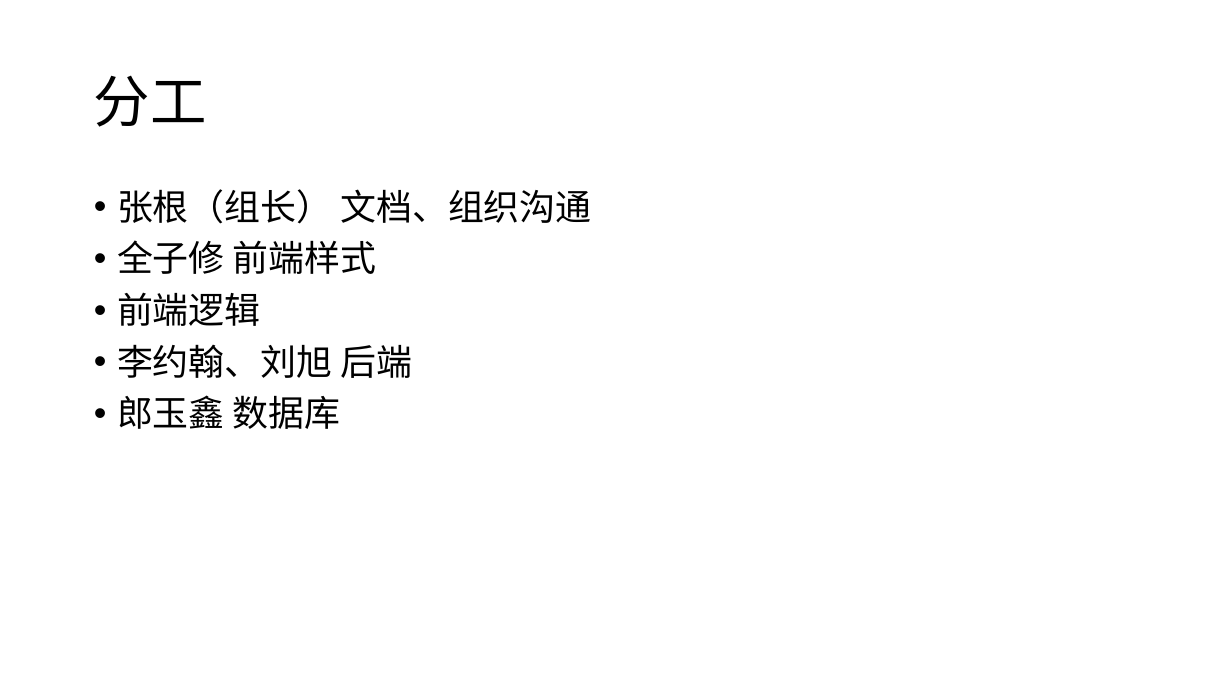
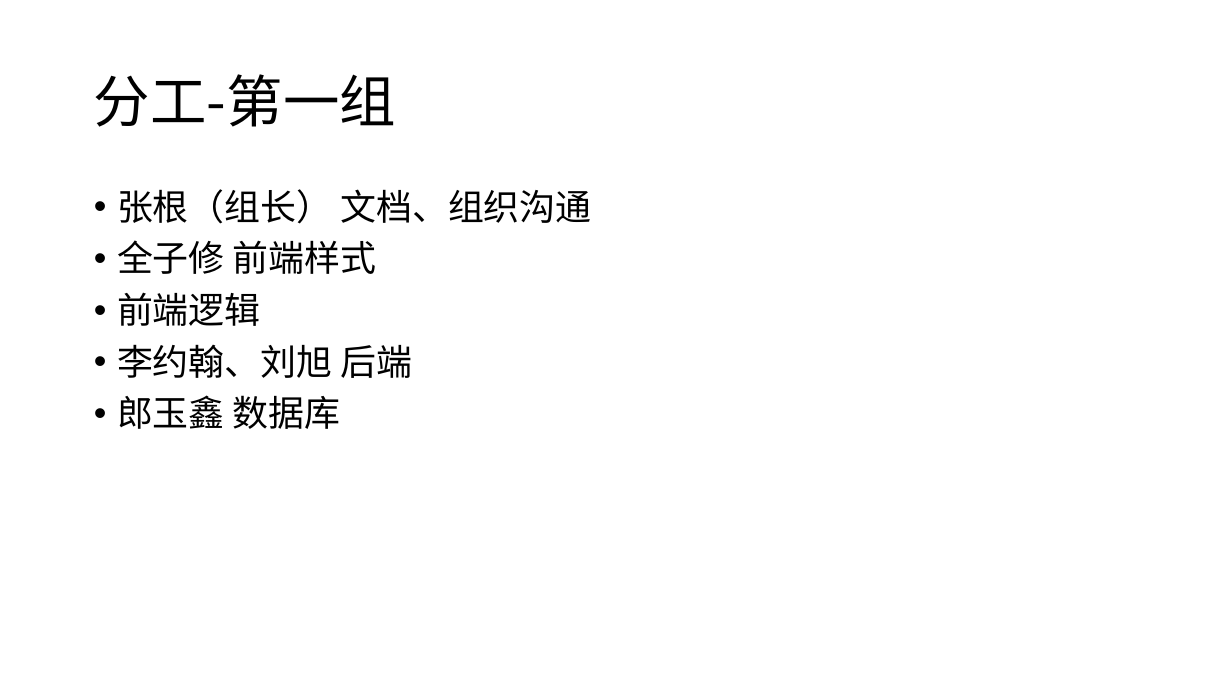
Before and after one commit to daxuliu/softwarelearn, a slide deck: slide 2 of 文档/项目展示-1.pptx. Drawn at 1232x693 pixels with LibreOffice and Linux fonts; fonts in the diff are those of the drawing. Boxes give left, top, right and bottom in pixels: in the first picture for what was removed or moved away, otherwise in the second. Text is boxed around its words. In the diff, an @@ line names an element or a change of style, - is before the commit and + after.

```diff
--- a/文档/项目展示-1.pptx
+++ b/文档/项目展示-1.pptx
@@ title at [94, 74, 396, 127]: text changed @@
-分工
+分工-第一组
```
Also in this commit, not shown: 1 other file.
